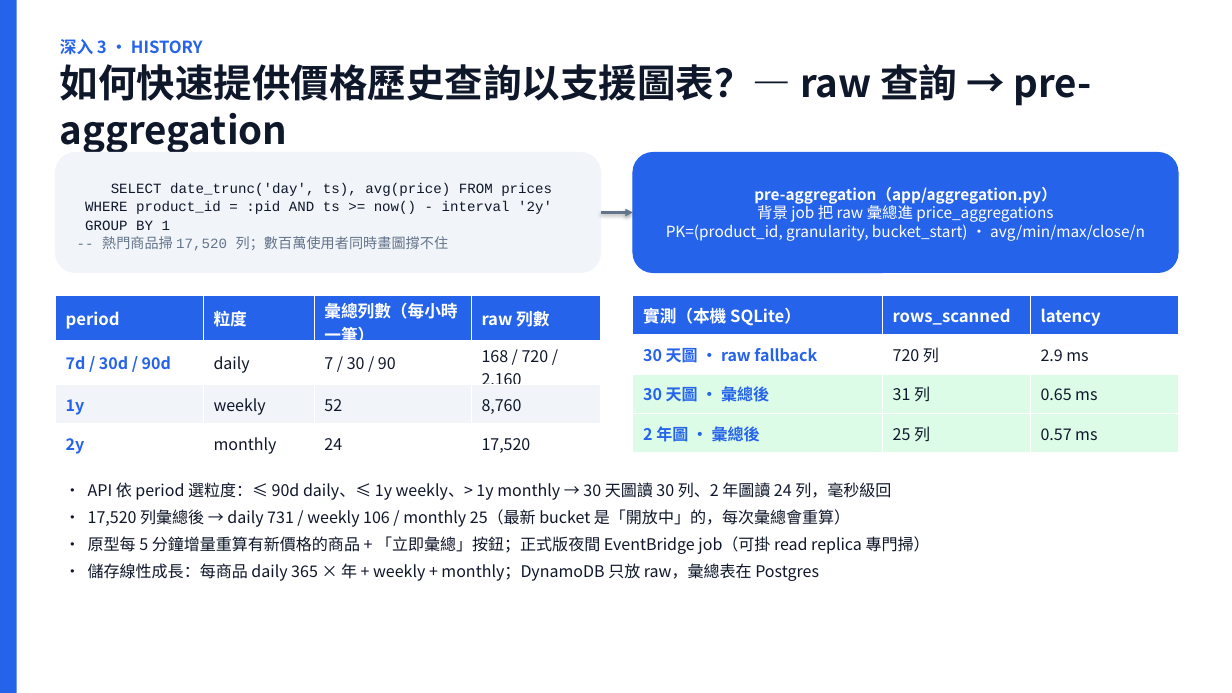
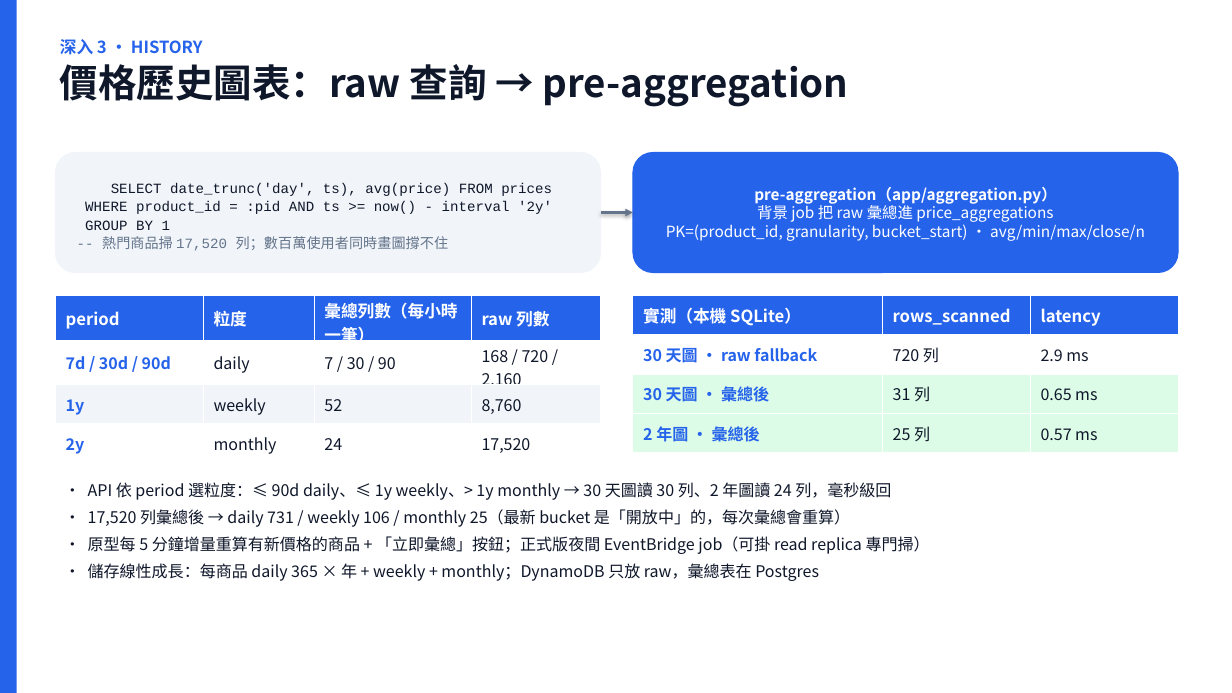
Before and after one commit to scolley31/system-design-demo, a slide deck: slide 15 of Amazon price tracking service/Amazon_Price_Tracking_Service.pptx. Drawn at 1232x693 pixels with LibreOffice and Linux fonts; fonts in the diff are those of the drawing. Boxes give left, top, right and bottom in pixels: in the first picture for what was removed or moved away, otherwise in the second. Text is boxed around its words. In the diff, an @@ line names an element or a change of style, - is before the commit and + after.

```diff
--- a/Amazon price tracking service/Amazon_Price_Tracking_Service.pptx
+++ b/Amazon price tracking service/Amazon_Price_Tracking_Service.pptx
@@ text at (x1=60, y1=64, x2=849, y2=107): text changed @@
-如何快速提供價格歷史查詢以支援圖表？— raw 查詢 → pre-aggregation
+價格歷史圖表：raw 查詢 → pre-aggregation
```
Also in this commit, not shown: 6 other slides changed, 1 other file.
